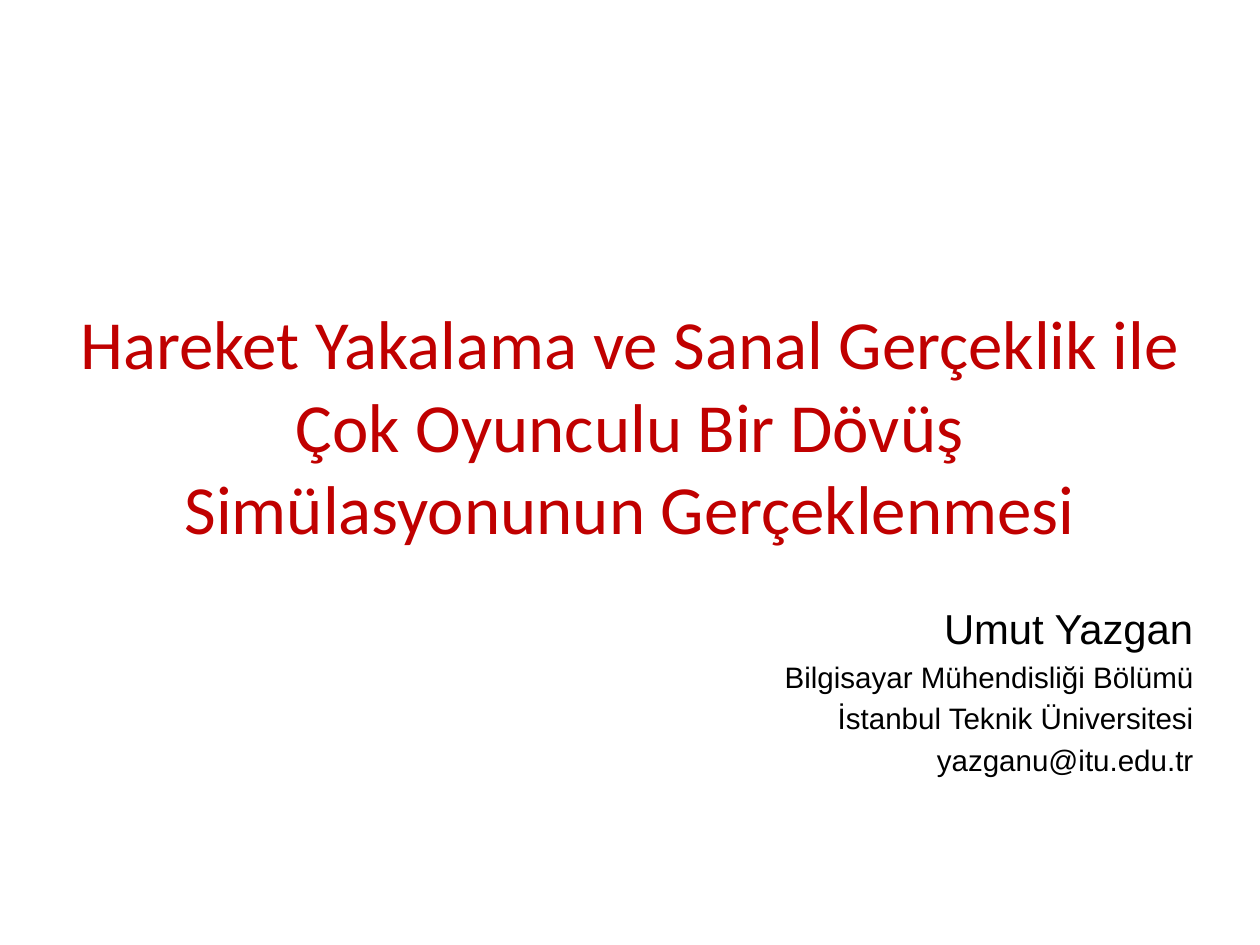
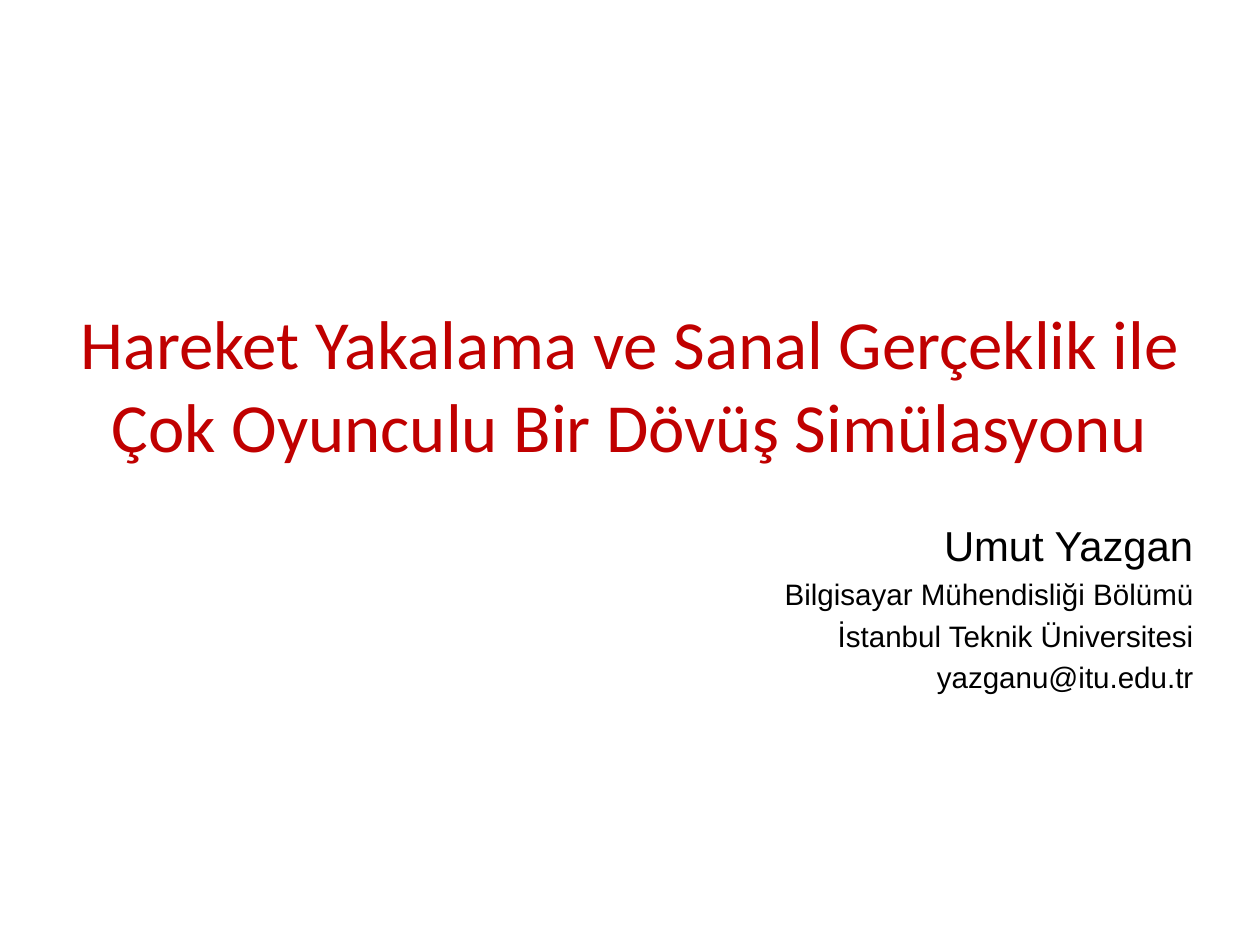
Before and after one commit to umutyazgan/unity-network-mocap, a slide deck: slide 1 of sunum.odp. Drawn at 1260x945 pixels with LibreOffice and Linux fonts; fonts in the diff are those of the drawing; background and template pictures are left out. Boxes give left, top, right and bottom in pixels: in the first picture for what was removed or moved away, otherwise in the second. Text is boxed around its words. In the diff, an @@ line names an element or a change of style, - is before the commit and + after.

```diff
--- a/sunum.odp
+++ b/sunum.odp
@@ text at (x1=80, y1=321, x2=1179, y2=464): text changed @@
-Hareket Yakalama ve Sanal Gerçeklik ile Çok Oyunculu Bir Dövüş Simülasyonunun Gerçeklenmesi
+Hareket Yakalama ve Sanal Gerçeklik ile Çok Oyunculu Bir Dövüş Simülasyonu
```
Also in this commit, not shown: 4 other slides changed, 5 slides added, 5 slides removed.
